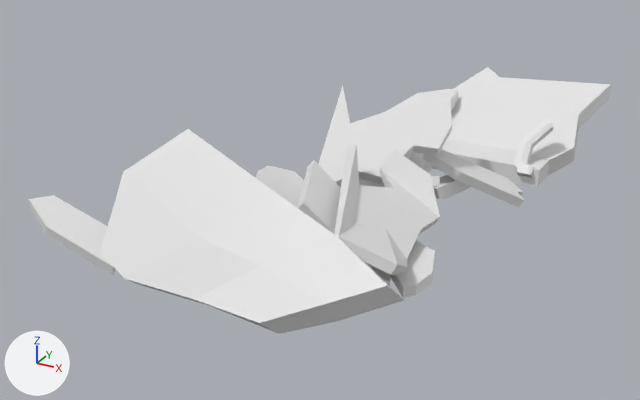
A saved change to the FBX model Assets/Resources/Mesh/Level2/Level2-Escombros.fbx.
Before and after are seen from a camera (50 mm lens) standing at (-25.4, -15.9, 18.2) and looking at (-45.5, 20.6, -0.1). The axes (+X, +Y, +Z) are drawn at lower left. The lights are the same throughout. Where no turn or scale is listed for an object, it has been applied to the vertices.

The first picture shows 'Level2-Escombros'.
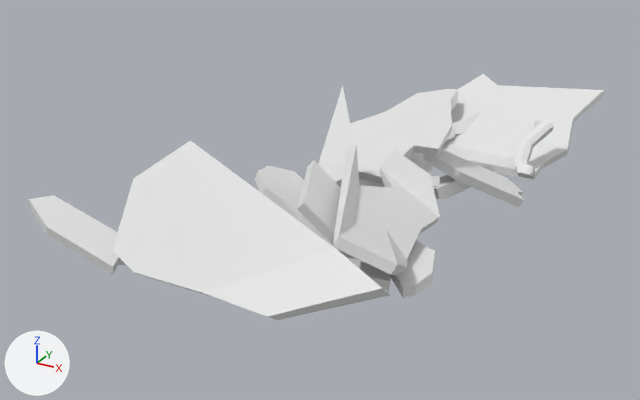
The change in detail:
me_plane_013 is used by ob_level2_escombros; location (-39.79, 18.54, 1.91).
me_plane_013 had 900 vertices, 853 faces and spanned x -15.1..5.2, y -11.6..19.6, z -2.4..4.3.
me_plane_013 now has 565 vertices, 521 faces and spans x -15.1..4.9, y -11.1..19.2, z -2.2..3.8.
me_plane_013 part 1: 9 loose pieces with 241 vertices, spanning x -9.5..4.1, y -11.6..19.6, z -2.4..4.3, are deleted.
Part 2, on me_plane_013:
96 vertices are removed from x -5.9..5.2, y 9.0..17.4, z -2.2..1.9.
109 faces are deleted.

What differs and where, as boxes [x1, y1, x2, y2] in the pictures (640 x 400 px):
'Level2-Escombros', reshaped (8% shorter): before [29, 67, 611, 334]; after [29, 74, 604, 320]
part 1 of me_plane_013, deleted: before [100, 129, 404, 334]
part 2 of me_plane_013, deleted: before [432, 67, 611, 187]
